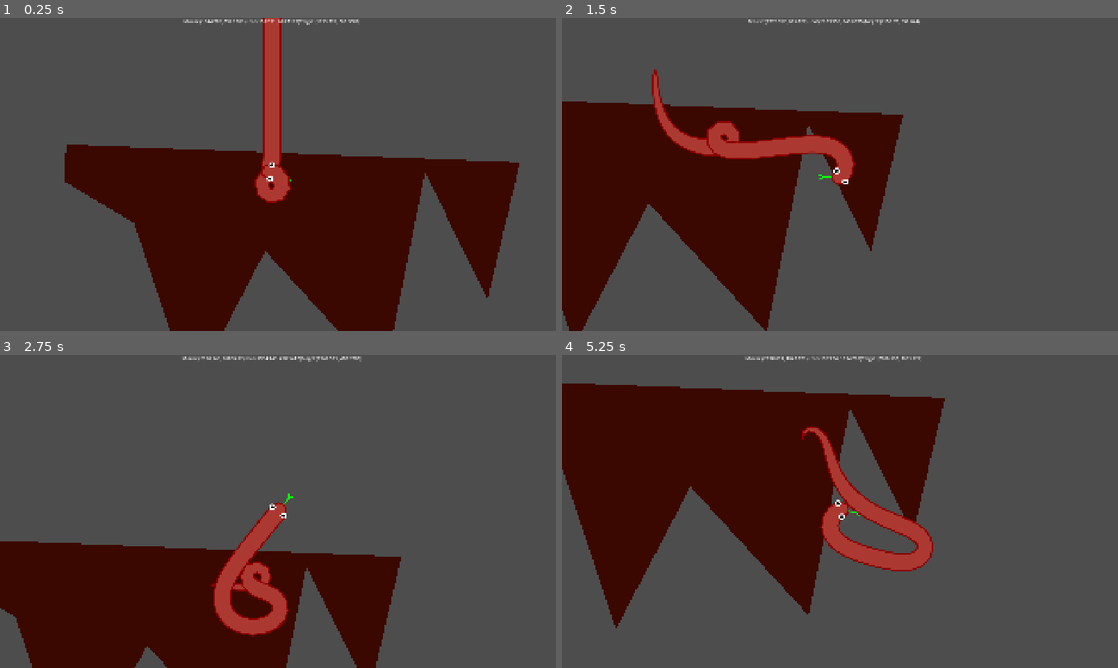
Above: before the commit, frames 1-4 (two rows, left to right).
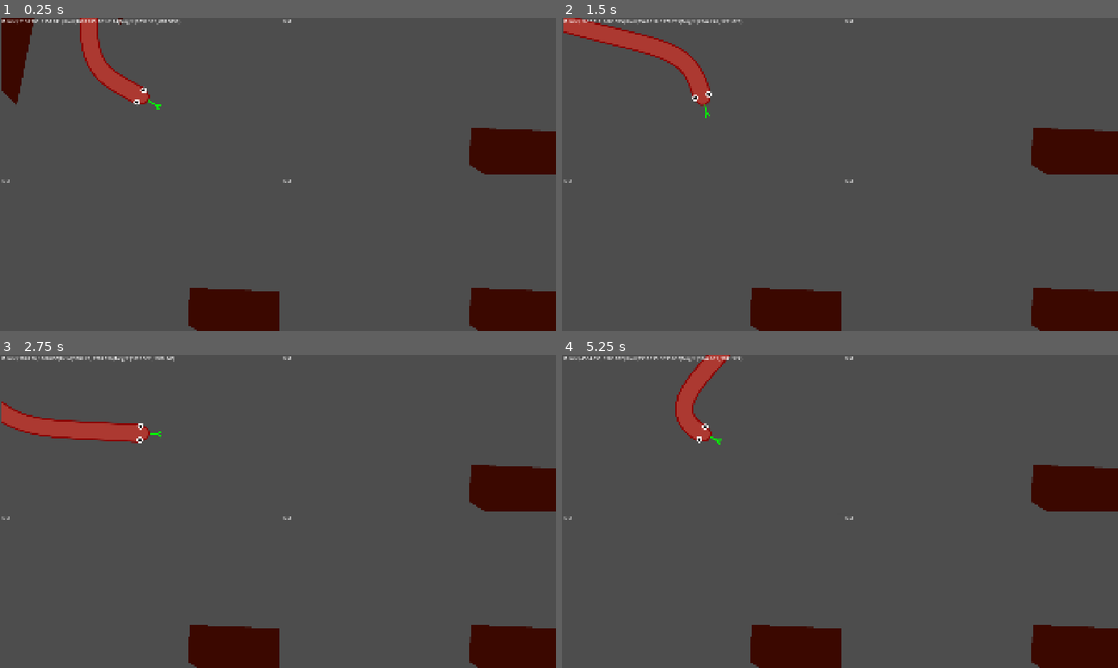
Above: after the commit, the same moments.

Repository: CubbyBear754/SnakeGame
Game: Godot game, scene res://Scenes/Game.tscn
Same seed, same stepped clock (60 frames per second), same inputs: the game is played once before the commit and once after it.
Inputs (mouse positions are in pixels of both pictures, inside the frame that each line leads up to):
- Up to frame 1 (0.25 s): no input
- Up to frame 2 (1.5 s): move the mouse to (962, 158) at 0.52 s; move the mouse to (728, 190) at 1.27 s
- Up to frame 3 (2.75 s): move the mouse to (333, 442) at 2.02 s
- Up to frame 4 (5.25 s): move the mouse to (812, 574) at 2.77 s; move the mouse to (1006, 558) at 3.52 s; move the mouse to (673, 464) at 4.27 s; move the mouse to (867, 511) at 5.02 s

The runs differ from the first frame. In frame 1, 39% of the frame differs, in the area x 0-100%, y 0-100%; in frame 2, 35%; in frame 3, 29%; in frame 4, 40%.

Commit message:
SplitScreen

Diff:
--- a/Scenes/Game.tscn
+++ b/Scenes/Game.tscn
@@ -1,44 +1,110 @@
 [gd_scene format=3 uid="uid://cfkbo5a8ejgq5"]
 
+[ext_resource type="Script" uid="uid://bnbrks8k7jxb1" path="res://Scenes/game.gd" id="1_gl6un"]
 [ext_resource type="Script" uid="uid://c5h2c0k7hvur6" path="res://Scripts/snake.gd" id="1_iukft"]
 
-[node name="Game" type="Node2D" unique_id=966153715]
+[node name="Game" type="Node" unique_id=17946430]
+script = ExtResource("1_gl6un")
 
-[node name="Snake" type="Node2D" parent="." unique_id=1940097039 node_paths=PackedStringArray("startlocation")]
-script = ExtResource("1_iukft")
-startlocation = NodePath("StartAt")
+[node name="VSplitContainer" type="VSplitContainer" parent="." unique_id=984641085]
+offset_left = 4.0
+offset_right = 1924.0
+offset_bottom = 1080.0
 
-[node name="Camera2D" type="Camera2D" parent="Snake" unique_id=518974208]
+[node name="SplitContainer" type="HSplitContainer" parent="VSplitContainer" unique_id=943995587]
+layout_mode = 2
+split_offsets = PackedInt32Array(512)
+split_offset = 512
+
+[node name="SVPC1" type="SubViewportContainer" parent="VSplitContainer/SplitContainer" unique_id=1053111755]
+layout_mode = 2
+
+[node name="Label" type="Label" parent="VSplitContainer/SplitContainer/SVPC1" unique_id=257510210]
 unique_name_in_owner = true
-
-[node name="Container" type="Control" parent="Snake/Camera2D" unique_id=1638481607]
-layout_mode = 3
-anchors_preset = 0
-offset_left = -960.0
-offset_top = -540.0
-offset_right = 960.0
-offset_bottom = 540.0
-
-[node name="Label" type="Label" parent="Snake/Camera2D/Container" unique_id=257510210]
-unique_name_in_owner = true
-layout_mode = 0
-anchor_left = 0.5
-anchor_right = 0.5
-offset_left = -593.75
-offset_right = 553.75
-offset_bottom = 23.0
-grow_horizontal = 2
+layout_mode = 2
 size_flags_horizontal = 3
 size_flags_vertical = 2
 text = "test"
 horizontal_alignment = 1
 metadata/_edit_use_anchors_ = true
 
-[node name="StartAt" type="Node2D" parent="Snake" unique_id=331396731]
+[node name="SVP" type="SubViewport" parent="VSplitContainer/SplitContainer/SVPC1" unique_id=1600607278]
+handle_input_locally = false
+size = Vector2i(960, 540)
+render_target_update_mode = 4
+
+[node name="Polygon2D" type="Polygon2D" parent="VSplitContainer/SplitContainer/SVPC1/SVP" unique_id=47758546]
+z_index = -100
+position = Vector2(164, 115)
+color = Color(0.23303752, 0.03137255, 0, 1)
+polygon = PackedVector2Array(6, -6, 1573, 56, 1462, 527, 1245, 91, 1102, 807, 694, 362, 437, 853, 240, 265, 1, 122, 1, 122)
+
+[node name="Camera2D" type="Camera2D" parent="VSplitContainer/SplitContainer/SVPC1/SVP" unique_id=518974208]
+unique_name_in_owner = true
+
+[node name="Snake" type="Node2D" parent="VSplitContainer/SplitContainer/SVPC1/SVP" unique_id=1940097039 node_paths=PackedStringArray("startlocation")]
+script = ExtResource("1_iukft")
+startlocation = NodePath("StartAt")
+
+[node name="StartAt" type="Node2D" parent="VSplitContainer/SplitContainer/SVPC1/SVP/Snake" unique_id=331396731]
 position = Vector2(1513, 810)
 
-[node name="Polygon2D" type="Polygon2D" parent="." unique_id=47758546]
-z_index = -100
-position = Vector2(796, 588)
-color = Color(0.23303752, 0.03137255, 0, 1)
-polygon = PackedVector2Array(6, -6, 1573, 56, 1462, 527, 1245, 91, 1102, 807, 694, 362, 437, 853, 240, 265, 1, 122, 1, 122)
+[node name="SVPC2" type="SubViewportContainer" parent="VSplitContainer/SplitContainer" unique_id=2025526465]
+layout_mode = 2
+
+[node name="Label" type="Label" parent="VSplitContainer/SplitContainer/SVPC2" unique_id=1648018947]
+layout_mode = 2
+size_flags_horizontal = 3
+size_flags_vertical = 2
+text = "test"
+horizontal_alignment = 1
+metadata/_edit_use_anchors_ = true
+
+[node name="SVP" type="SubViewport" parent="VSplitContainer/SplitContainer/SVPC2" unique_id=1521602650]
+handle_input_locally = false
+size = Vector2i(960, 540)
+render_target_update_mode = 4
+
+[node name="Camera2D" type="Camera2D" parent="VSplitContainer/SplitContainer/SVPC2/SVP" unique_id=643614053]
+
+[node name="SplitContainer2" type="HSplitContainer" parent="VSplitContainer" unique_id=966780880]
+layout_direction = 2
+layout_mode = 2
+split_offsets = PackedInt32Array(960)
+split_offset = 960
+
+[node name="SVPC3" type="SubViewportContainer" parent="VSplitContainer/SplitContainer2" unique_id=1004294267]
+layout_mode = 2
+
+[node name="Label" type="Label" parent="VSplitContainer/SplitContainer2/SVPC3" unique_id=1430719951]
+layout_mode = 2
+size_flags_horizontal = 3
+size_flags_vertical = 2
+text = "test"
+horizontal_alignment = 1
+metadata/_edit_use_anchors_ = true
+
+[node name="SVP" type="SubViewport" parent="VSplitContainer/SplitContainer2/SVPC3" unique_id=725958916]
+handle_input_locally = false
+size = Vector2i(960, 540)
+render_target_update_mode = 4
+
+[node name="Camera2D" type="Camera2D" parent="VSplitContainer/SplitContainer2/SVPC3/SVP" unique_id=206704468]
+
+[node name="SVPC4" type="SubViewportContainer" parent="VSplitContainer/SplitContainer2" unique_id=1786034607]
+layout_mode = 2
+
+[node name="Label" type="Label" parent="VSplitContainer/SplitContainer2/SVPC4" unique_id=2052245613]
+layout_mode = 2
+size_flags_horizontal = 3
+size_flags_vertical = 2
+text = "test"
+horizontal_alignment = 1
+metadata/_edit_use_anchors_ = true
+
+[node name="SVP" type="SubViewport" parent="VSplitContainer/SplitContainer2/SVPC4" unique_id=991660920]
+handle_input_locally = false
+size = Vector2i(960, 540)
+render_target_update_mode = 4
+
+[node name="Camera2D" type="Camera2D" parent="VSplitContainer/SplitContainer2/SVPC4/SVP" unique_id=1477347502]
--- /dev/null
+++ b/Scenes/game.gd
@@ -0,0 +1,12 @@
+extends Node
+
+@onready var viewport_1 = $VSplitContainer/SplitContainer/SVPC1/SVP
+@onready var viewport_2 = $VSplitContainer/SplitContainer/SVPC2/SVP
+@onready var viewport_3 = $VSplitContainer/SplitContainer2/SVPC3/SVP
+@onready var viewport_4 = $VSplitContainer/SplitContainer2/SVPC4/SVP
+
+func _ready() -> void:
+	var world = viewport_1.find_world_2d()
+	viewport_2.world_2d = world
+	viewport_3.world_2d = world
+	viewport_4.world_2d = world
--- a/project.godot
+++ b/project.godot
@@ -23,7 +23,9 @@
 
 window/size/viewport_width=1920
 window/size/viewport_height=1080
+window/size/mode=3
 window/stretch/mode="canvas_items"
+window/vsync/vsync_mode=0
 
 [physics]
 
Not shown, added: Scenes/game.gd.uid
